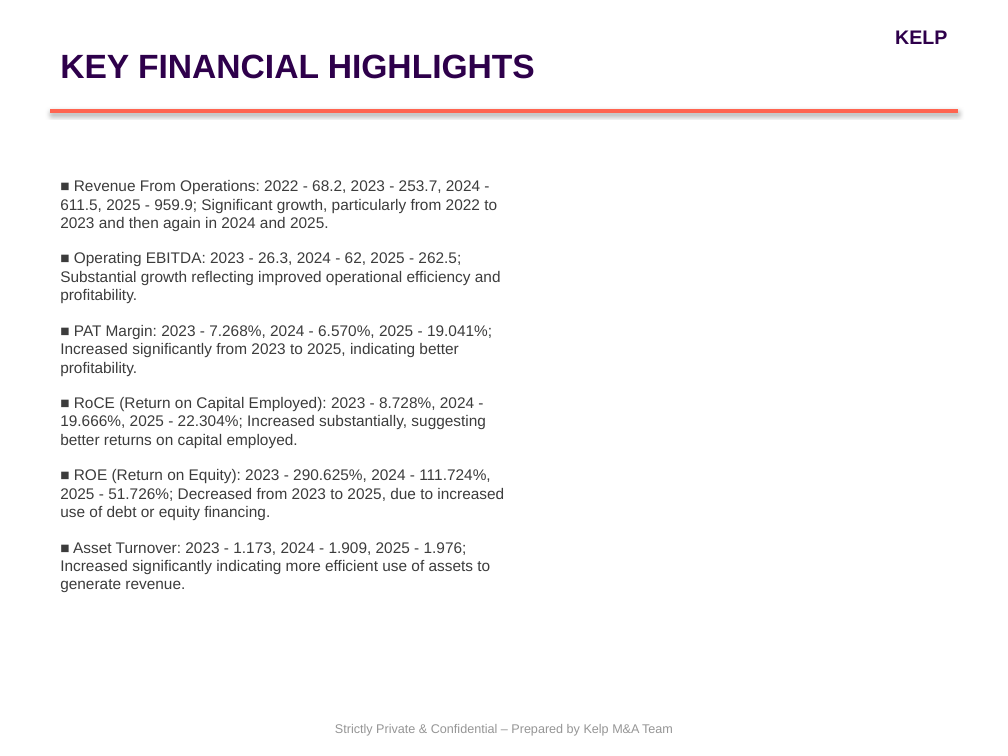
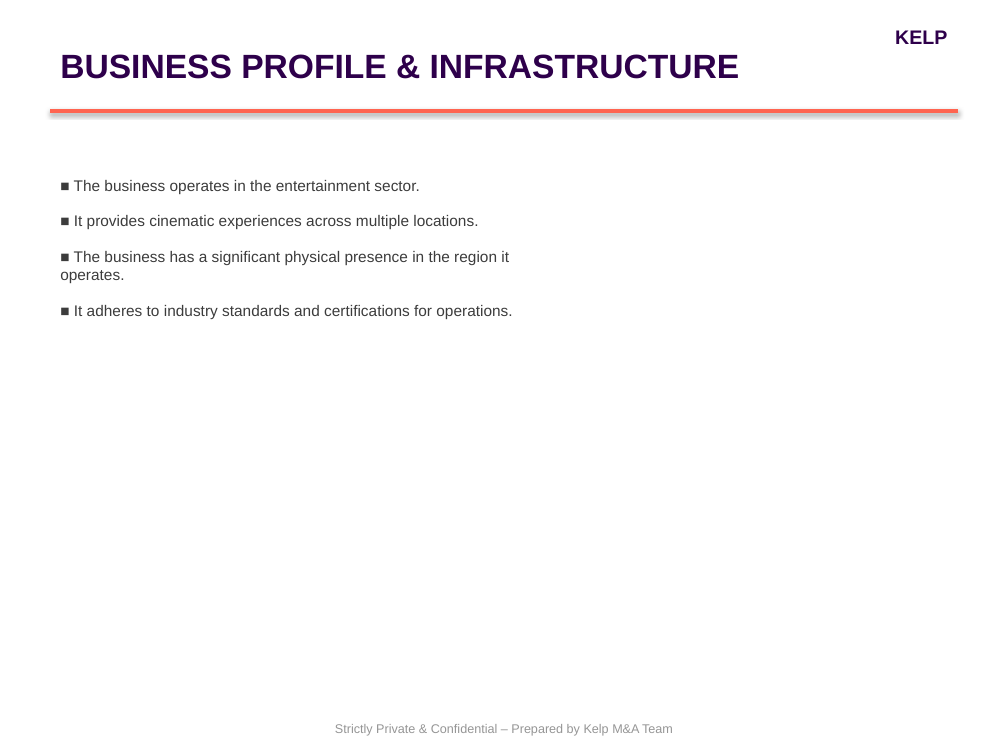
Before and after one commit to PiyushiAnand/Doc_to_PPT, a slide deck: slide 2 of Blind_Teaser_Connplex Cinemas_Final.pptx. Drawn at 1008x756 pixels with LibreOffice and Linux fonts; fonts in the diff are those of the drawing. Boxes give left, top, right and bottom in pixels: in the first picture for what was removed or moved away, otherwise in the second. Text is boxed around its words. In the diff, an @@ line names an element or a change of style, - is before the commit and + after.

```diff
--- a/Blind_Teaser_Connplex Cinemas_Final.pptx
+++ b/Blind_Teaser_Connplex Cinemas_Final.pptx
@@ text at <box>60,54,740,79</box>: text changed @@
-KEY FINANCIAL HIGHLIGHTS
+BUSINESS PROFILE & INFRASTRUCTURE
@@ text at <box>60,180,512,319</box>: text changed @@
-■ Revenue From Operations: 2022 - 68.2, 2023 - 253.7, 2024 - 611.5, 2025 - 959.9; Significant growth, particularly from 2022 to 2023 and then again in 2024 and 2025.
-■ Operating EBITDA: 2023 - 26.3, 2024 - 62, 2025 - 262.5; Substantial growth reflecting improved operational efficiency and profitability.
-■ PAT Margin: 2023 - 7.268%, 2024 - 6.570%, 2025 - 19.041%; Increased significantly from 2023 to 2025, indicating better profitability.
-■ RoCE (Return on Capital Employed): 2023 - 8.728%, 2024 - 19.666%, 2025 - 22.304%; Increased substantially, suggesting better returns on capital employed.
-■ ROE (Return on Equity): 2023 - 290.625%, 2024 - 111.724%, 2025 - 51.726%; Decreased from 2023 to 2025, due to increased use of debt or equity financing.
-■ Asset Turnover: 2023 - 1.173, 2024 - 1.909, 2025 - 1.976; Increased significantly indicating more efficient use of assets to generate revenue.
+■ The business operates in the entertainment sector.
+■ It provides cinematic experiences across multiple locations.
+■ The business has a significant physical presence in the region it operates.
+■ It adheres to industry standards and certifications for operations.
```
Also in this commit, not shown: 2 other slides changed, 14 other files.
